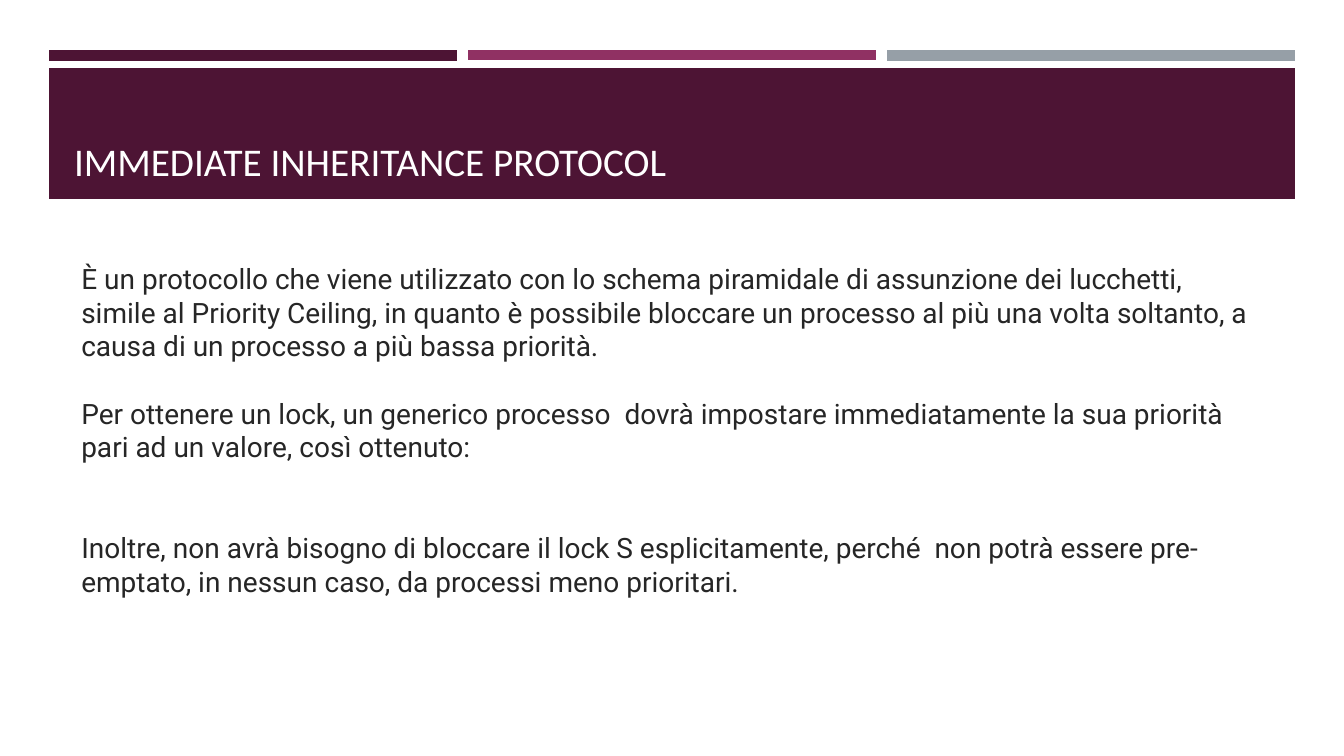
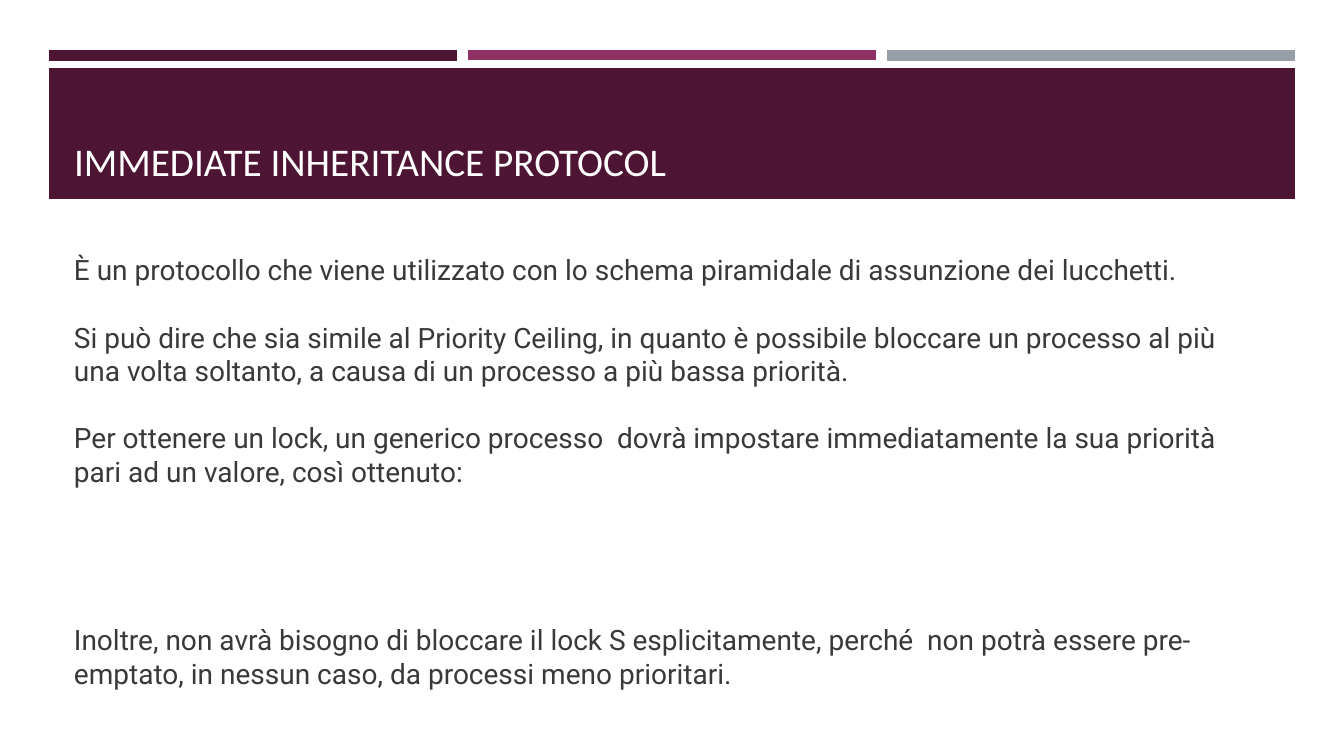
Before and after one commit to ivochan/SchedulingExercise, a slide deck: slide 33 of presentation/Algoritmi di scheduling real-time.odp. Drawn at 1344x756 pixels with LibreOffice and Linux fonts; fonts in the diff are those of the drawing. Boxes give left, top, right and bottom in pixels: in the first picture for what was removed or moved away, otherwise in the second. Text is boxed around its words. In the diff, an @@ line names an element or a change of style, - is before the commit and + after.

```diff
--- a/presentation/Algoritmi di scheduling real-time.odp
+++ b/presentation/Algoritmi di scheduling real-time.odp
@@ text "È un protocollo che viene ...": place and size @@
-text "È un protocollo che viene ..." at [81,263,1246,598]
+text "È un protocollo che viene ..." at [74,254,1216,690]
@@ text at [74,254,1215,387]: text changed; text colour #262626 to #3B3838 @@
-È un protocollo che viene utilizzato con lo schema piramidale di assunzione dei lucchetti, simile al Priority Ceiling, in quanto è possibile bloccare un processo al più una volta soltanto, a causa di un processo a più bassa priorità.
+È un protocollo che viene utilizzato con lo schema piramidale di assunzione dei lucchetti.
+Si può dire che sia simile al Priority Ceiling, in quanto è possibile bloccare un processo al più una volta soltanto, a causa di un processo a più bassa priorità.
@@ text at [74,427,1216,690]: text colour #262626 to #3B3838 in "Per ottenere un lock, un generico processo ...", "Inoltre, non avrà bisogno di bloccare il ..." @@
```
Also in this commit, not shown: 23 other slides changed, 2 other files.
